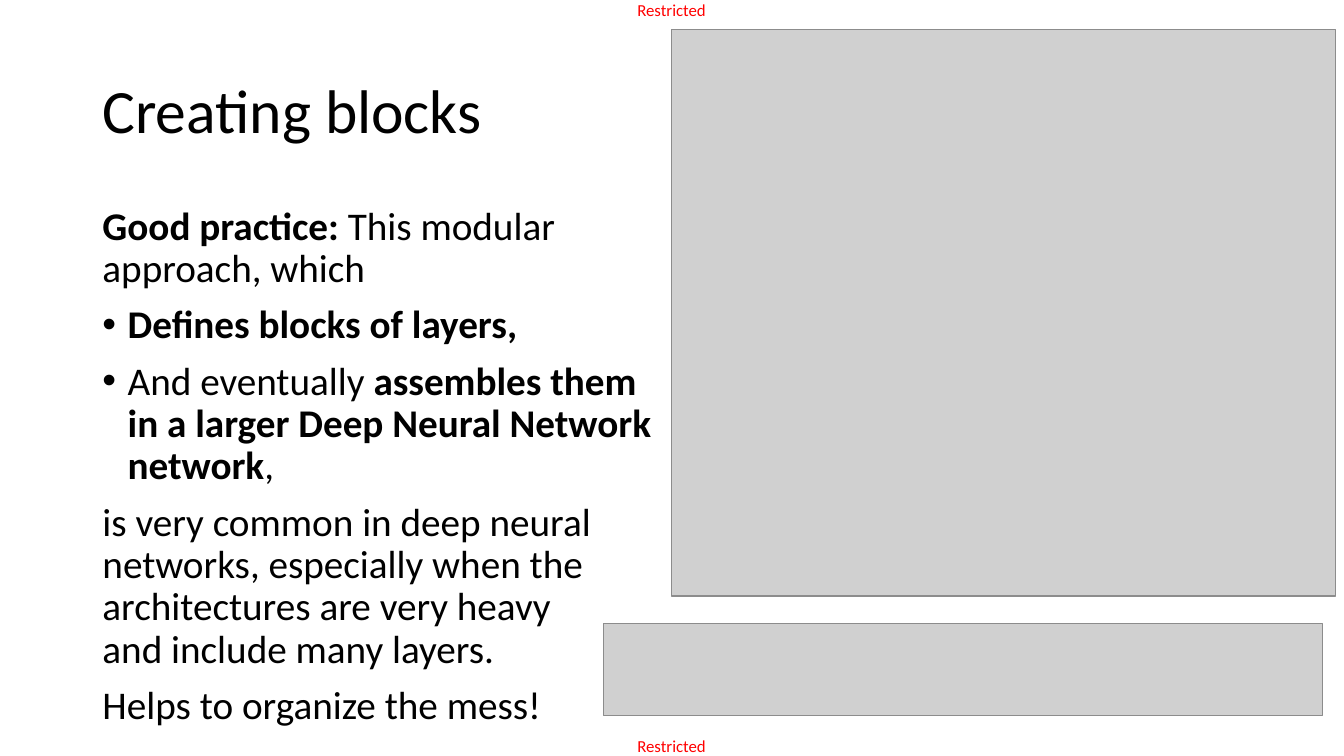
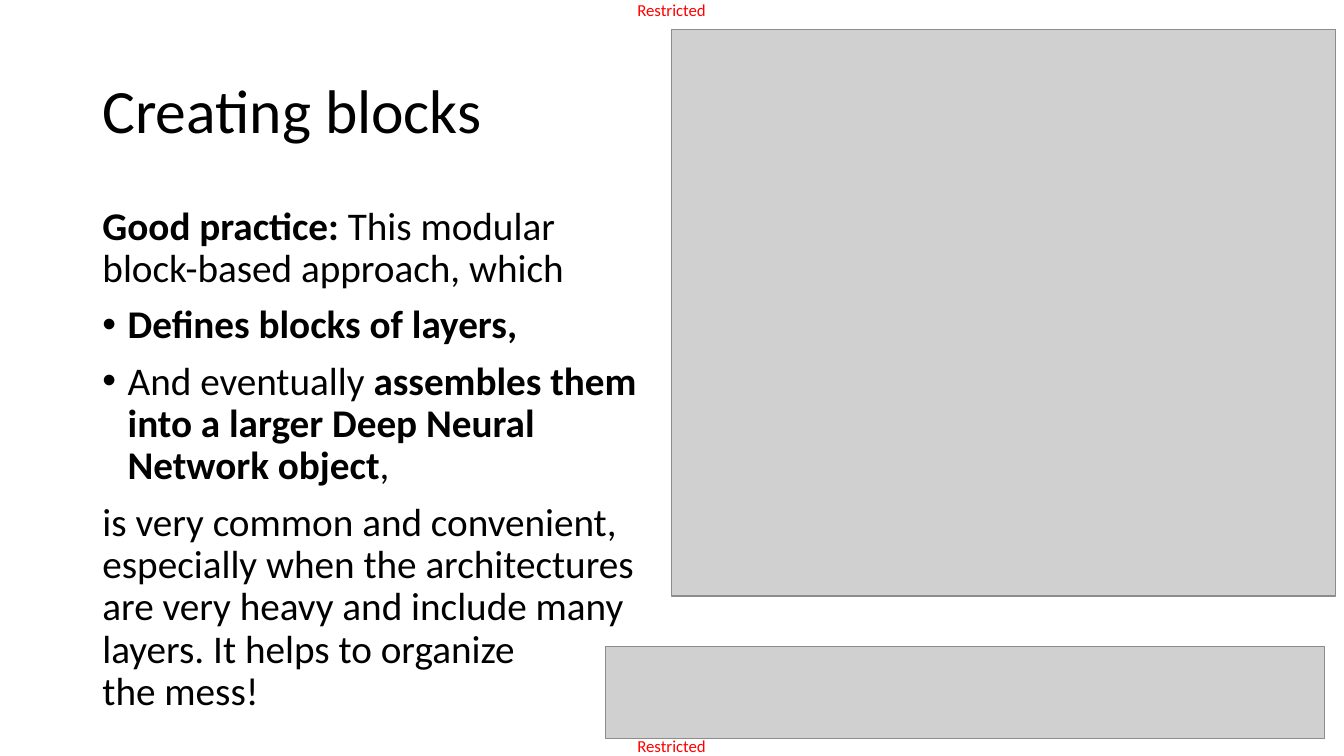
Before and after one commit to matthieudemari/SUTD_DL_50_039, a slide deck: slide 49 of W3/3. W3S3 final/W3S3.pptx (slide 47 before the commit). Drawn at 1344x756 pixels with LibreOffice and Linux fonts; fonts in the diff are those of the drawing; grey boxes stand for pictures. Boxes give left, top, right and bottom in pixels: in the first picture for what was removed or moved away, otherwise in the second. Text is boxed around its words. In the diff, an @@ line names an element or a change of style, - is before the commit and + after.

```diff
--- a/W3/3. W3S3 final/W3S3.pptx
+++ b/W3/3. W3S3 final/W3S3.pptx
@@ text at (102,212,564,289): text changed @@
-Good practice: This modular approach, which
+Good practice: This modular block-based approach, which
@@ text at (102,367,636,706): text changed @@
-• And eventually assembles them in a larger Deep Neural Network network,
-is very common in deep neural networks, especially when the architectures are very heavy
-and include many layers.
-Helps to organize the mess!
+• And eventually assembles them into a larger Deep Neural Network object,
+is very common and convenient, especially when the architectures are very heavy and include many layers. It helps to organize
+the mess!
@@ picture: place and size @@
-picture at (603,623,1323,716)
+picture at (606,646,1326,739)
```
Also in this commit, not shown: 11 other slides changed, 2 slides added, 10 other files.
